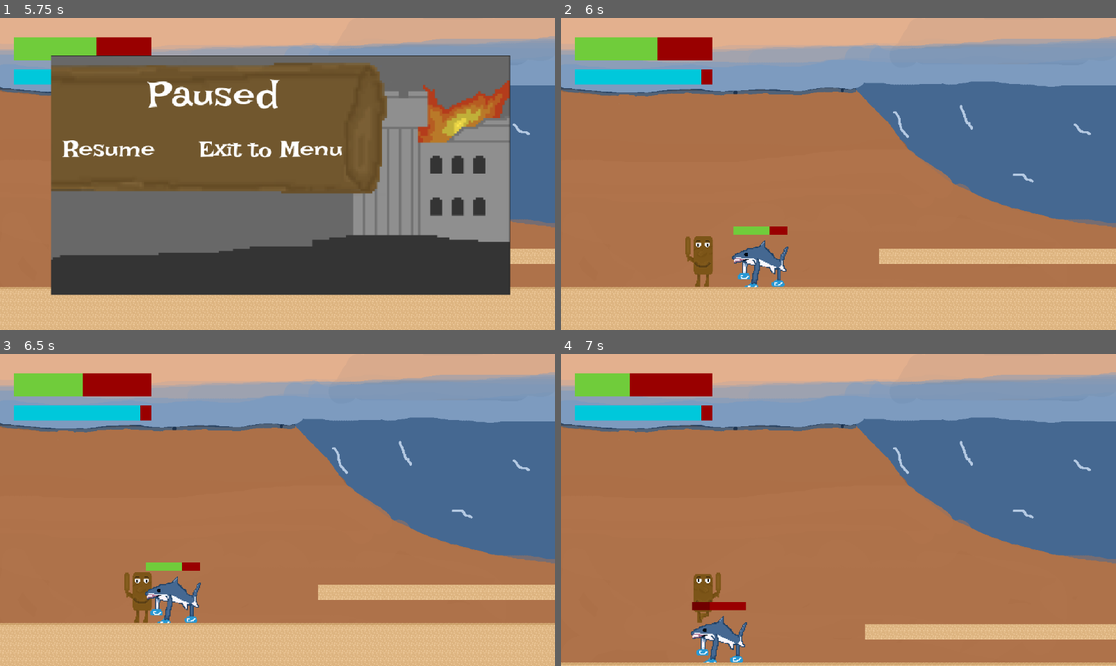
Above: before the commit, frames 1-4 (two rows, left to right).
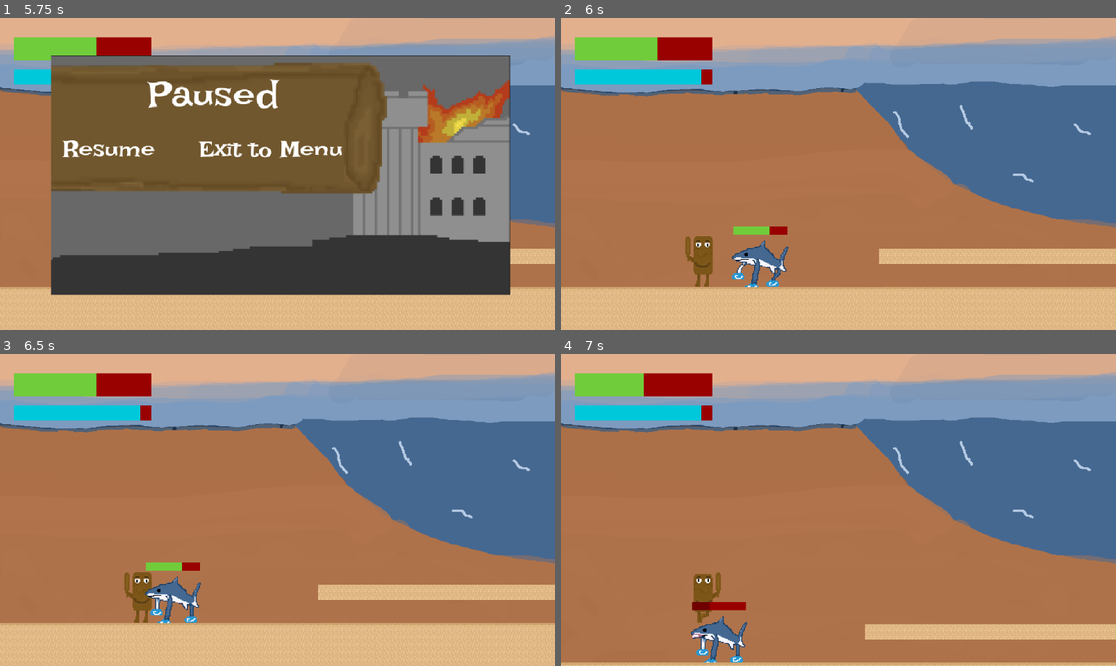
Above: after the commit, the same moments.

Repository: sraniga/saveer-digitaltech-2026
Game: Godot game, scene res://scenes/main_menu.tscn
Two runs of this game, one before a commit and one after it. Both use one fixed random seed, a clock stepped at 60 frames per second and the inputs below.
Inputs (mouse positions are in pixels of both pictures, inside the frame that each line leads up to):
- Up to frame 1 (5.75 s): click (105, 111) at 0.5 s; click "OK" at 1.25 s; hold Right (ui_right) 2.03-3.53 s; tap Shift (sprint) at 2.1, 3.6, 5.1 s; tap Up (ui_up) at 2.27, 3.02, 4.52, 5.27 s; tap K (swing_bat) at 2.85, 4.35 s; hold Left (ui_left) from 3.53 s (still down); tap Escape (pause) at 5.65 s
- Up to frame 2 (6 s): release Left (ui_left) at 5.75 s; click (672, 149) at 5.75 s
- Up to frame 3 (6.5 s): no input
- Up to frame 4 (7 s): hold Right (ui_right) from 6.53 s (still down); tap K (swing_bat) at 6.6 s; tap Up (ui_up) at 6.77 s

Frame 1 is identical in both runs. In frame 2, 0.2% of the frame differs, in the area x 30-41%, y 77-87%; in frame 3, 0.2%, in the area x 14-29%, y 6-79%; in frame 4, 0.2%.

Commit message:
cleaning up requirements

Diff:
--- a/king-tung/scenes/main_menu.tscn
+++ b/king-tung/scenes/main_menu.tscn
@@ -1,22 +1,24 @@
 [gd_scene format=3 uid="uid://bfc88t8mvouwa"]
 
-[ext_resource type="Texture2D" uid="uid://fyfgndf72pfp" path="res://assets/Screenshot 2026-08-06 at 2.27.52 PM.png" id="1_5p55f"]
-[ext_resource type="Script" uid="uid://dbinknbh858b4" path="res://scripts/control.gd" id="1_r67kn"]
+[ext_resource type="Script" uid="uid://dbinknbh858b4" path="res://scripts/main_menu.gd" id="1_ekxnf"]
+[ext_resource type="Texture2D" uid="uid://fyfgndf72pfp" path="res://assets/Screenshot 2026-08-06 at 2.27.52 PM.png" id="2_bqqt6"]
 
-[node name="Control" type="Control" unique_id=1720470539]
+[node name="Control" type="Control" unique_id=1720470539 node_paths=PackedStringArray("play_button", "quit_button")]
 layout_mode = 3
 anchors_preset = 15
 anchor_right = 1.0
 anchor_bottom = 1.0
 grow_horizontal = 2
 grow_vertical = 2
-script = ExtResource("1_r67kn")
+script = ExtResource("1_ekxnf")
+play_button = NodePath("Play")
+quit_button = NodePath("Quit")
 
 [node name="TextureRect" type="TextureRect" parent="." unique_id=17577699]
 layout_mode = 0
 offset_right = 1157.0
 offset_bottom = 653.0
-texture = ExtResource("1_5p55f")
+texture = ExtResource("2_bqqt6")
 
 [node name="Play" type="Button" parent="." unique_id=526584015]
 layout_mode = 0
--- a/king-tung/scenes/pause.tscn
+++ b/king-tung/scenes/pause.tscn
@@ -3,7 +3,7 @@
 [ext_resource type="Texture2D" uid="uid://cb3vjedjdtai7" path="res://assets/Screenshot 2026-09-01 at 12.55.38 PM.png" id="1_f1d2v"]
 [ext_resource type="Script" uid="uid://b1jgqqf6d3f3g" path="res://scripts/pause.gd" id="1_r8yp4"]
 
-[node name="Control" type="Control" unique_id=1196217615]
+[node name="Control" type="Control" unique_id=1196217615 node_paths=PackedStringArray("resume_button", "main_menu_button")]
 layout_mode = 3
 anchors_preset = 15
 anchor_right = 1.0
@@ -11,6 +11,8 @@
 grow_horizontal = 2
 grow_vertical = 2
 script = ExtResource("1_r8yp4")
+resume_button = NodePath("Resume")
+main_menu_button = NodePath("MainMenu")
 
 [node name="TextureRect" type="TextureRect" parent="." unique_id=1185160711]
 layout_mode = 0
--- a/king-tung/scripts/baby_shark.gd
+++ b/king-tung/scripts/baby_shark.gd
@@ -55,6 +55,14 @@
 	is_attacking = true
 	sprite.play(ANIM_ATTACK)
 	attack_cooldown.start()
+
+
+# Cancels any attack in progress and disables the damage hitbox.
+# Called on resume so a paused mid-swing enemy doesn't stay armed.
+func cancel_attack() -> void:
+	is_attacking = false
+	damage_hitbox.set_deferred(PROP_DISABLED, true)
+
 
 func _physics_process(delta: float) -> void:
 
--- a/king-tung/scripts/level_one.gd
+++ b/king-tung/scripts/level_one.gd
@@ -1,6 +1,8 @@
 # level_one.gd — Level root
 # Shows the How to Play dialog on open and freezes gameplay until dismissed.
 extends Node2D
+
+const PAUSE := "pause"
 
 @export var pause_menu: Control
 
@@ -14,15 +16,18 @@
 	$HowToPlay.confirmed.connect(_on_how_to_play_closed)
 	get_tree().paused = true
 
+
+# GUI event handler — fired by the dialog's confirmed signal when
+# the player presses OK. Unfreezes the game so play can begin.
 func _on_how_to_play_closed() -> void:
-	# GUI event handler — fired by the dialog's confirmed signal when
-	# the player presses OK. Unfreezes the game so play can begin.
 	get_tree().paused = false
 
+# Handles the pause key. Ignored while the How To Play dialog is open,
+# so Escape can't unpause before the player has dismissed it.
+func _unhandled_input(event: InputEvent) -> void:
+	if event.is_action_pressed(PAUSE) and not $HowToPlay.visible:
+		toggle_pause()
 
-func _unhandled_input(event: InputEvent) -> void:
-	if event.is_action_pressed("pause") and not $HowToPlay.visible:
-		toggle_pause()
 
 # Flips the paused state and shows or hides the pause menu to match.
 func toggle_pause() -> void:
--- a/king-tung/scripts/control.gd
+++ b/king-tung/scripts/main_menu.gd
@@ -1,16 +1,24 @@
+# main_menu.gd — Title screen
+# Connects the two menu buttons to their handlers.
 extends Control
 
+const LEVEL_ONE := "res://scenes/level_one.tscn"
+
+@export var play_button: Button
+@export var quit_button: Button
 
 func _ready() -> void:
 	# Connected in code rather than through the editor so the wiring
 	# is visible in the script itself.
-	$Play.pressed.connect(_on_play_pressed)
-	$Quit.pressed.connect(_on_quit_pressed)
+	play_button.pressed.connect(_on_play_pressed)
+	quit_button.pressed.connect(_on_quit_pressed)
+
 
 # GUI event handler — runs when Play is pressed. Replaces the menu
 # scene entirely; the menu node is freed automatically.
 func _on_play_pressed() -> void:
-	get_tree().change_scene_to_file("res://scenes/level_one.tscn")
+	get_tree().change_scene_to_file(LEVEL_ONE)
+
 
 # GUI event handler — runs when Quit is pressed. Closes the window.
 func _on_quit_pressed() -> void:
--- a/king-tung/scripts/pause.gd
+++ b/king-tung/scripts/pause.gd
@@ -1,14 +1,39 @@
+# pause_menu.gd — Pause overlay
+# Instanced into the level scene and hidden until the player pauses.
+# Process Mode is Always so its buttons still respond while the tree is frozen.
 extends Control
 
+const MAIN_MENU := "res://scenes/main_menu.tscn"
+const GROUP_ENEMY := "enemy"
+
+@export var resume_button: Button
+@export var main_menu_button: Button
+
+
 func _ready() -> void:
-	$Resume.pressed.connect(_on_resume_pressed)
-	$MainMenu.pressed.connect(_on_main_menu_pressed)
+	# Connected in code rather than through the editor so the wiring
+	# is visible in the script itself.
+	resume_button.pressed.connect(_on_resume_pressed)
+	main_menu_button.pressed.connect(_on_main_menu_pressed)
 
+
+# GUI event handler — runs when Resume is pressed.
+# Unfreezes the tree and hides this overlay, returning the player to play.
 func _on_resume_pressed() -> void:
 	get_tree().paused = false
 	visible = false
+	clear_enemy_attacks()
 
+
+# GUI event handler — runs when Exit to Menu is pressed.
 func _on_main_menu_pressed() -> void:
 	# Unpause before leaving, or the menu scene loads frozen
 	get_tree().paused = false
-	get_tree().change_scene_to_file("res://scenes/main_menu.tscn")
+	get_tree().change_scene_to_file(MAIN_MENU)
+
+
+# Clears every enemy's attack state on resume, so none are left frozen
+# mid-swing with their damage hitbox still enabled.
+func clear_enemy_attacks() -> void:
+	for enemy in get_tree().get_nodes_in_group(GROUP_ENEMY):
+		enemy.cancel_attack()
Renamed: king-tung/scripts/control.gd.uid -> king-tung/scripts/main_menu.gd.uid
